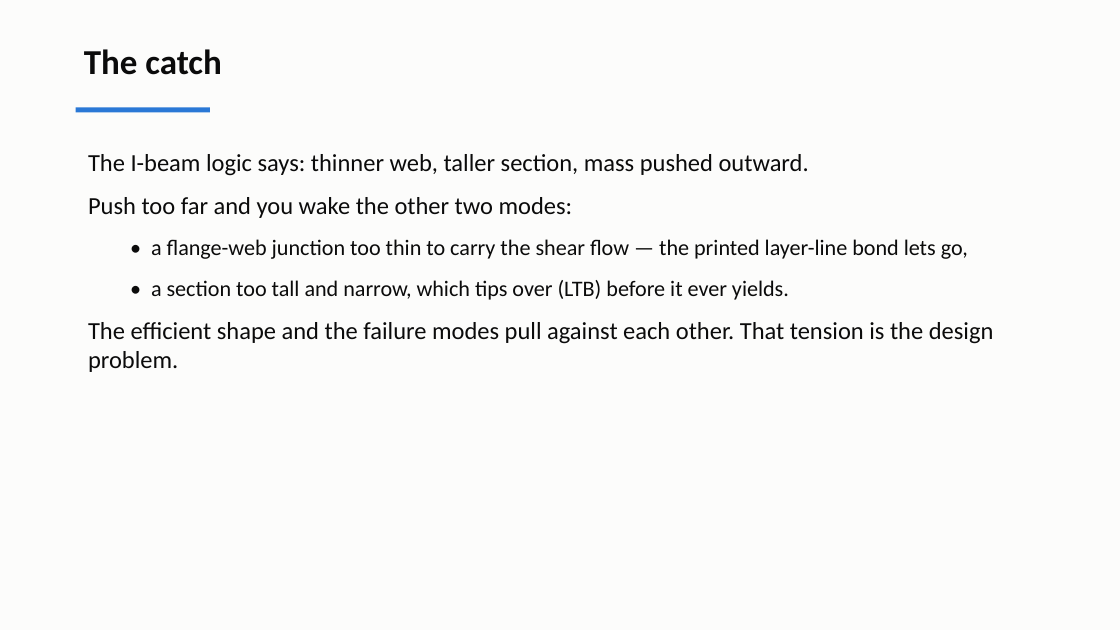
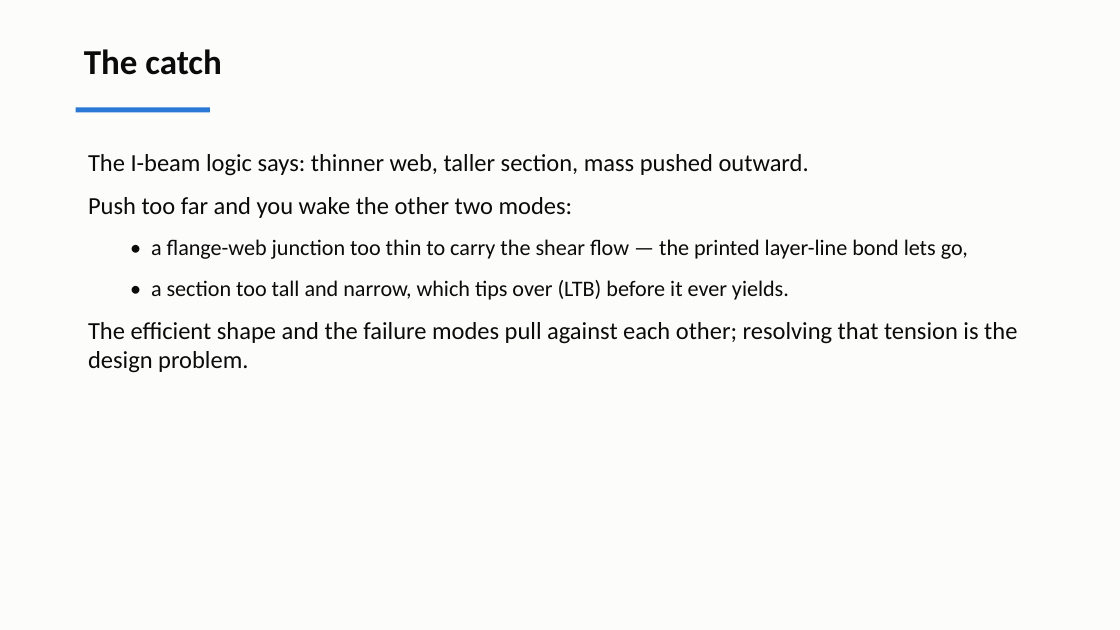
Before and after one commit to andrewvoss8-boop/core-me-data-science-activities-public, a slide deck: slide 9 of me323/Module1_drafts/ME323_Module1_Lecture1.pptx. Drawn at 1120x630 pixels with LibreOffice and Linux fonts; fonts in the diff are those of the drawing. Boxes give left, top, right and bottom in pixels: in the first picture for what was removed or moved away, otherwise in the second. Text is boxed around its words. In the diff, an @@ line names an element or a change of style, - is before the commit and + after.

```diff
--- a/me323/Module1_drafts/ME323_Module1_Lecture1.pptx
+++ b/me323/Module1_drafts/ME323_Module1_Lecture1.pptx
@@ text at box(88, 322, 1017, 373): text changed @@
-The efficient shape and the failure modes pull against each other. That tension is the design problem.
+The efficient shape and the failure modes pull against each other; resolving that tension is the design problem.
```
Also in this commit, not shown: 4 other slides changed, 5 other files.
